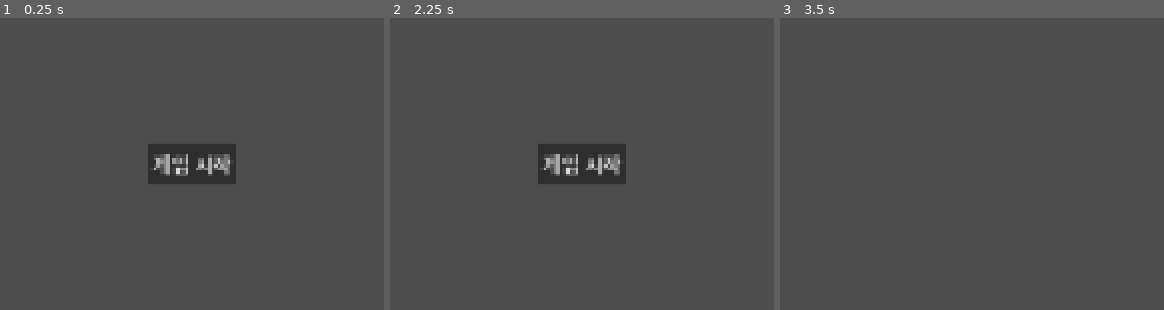
Above: before the commit, frames 1-3 (left to right).
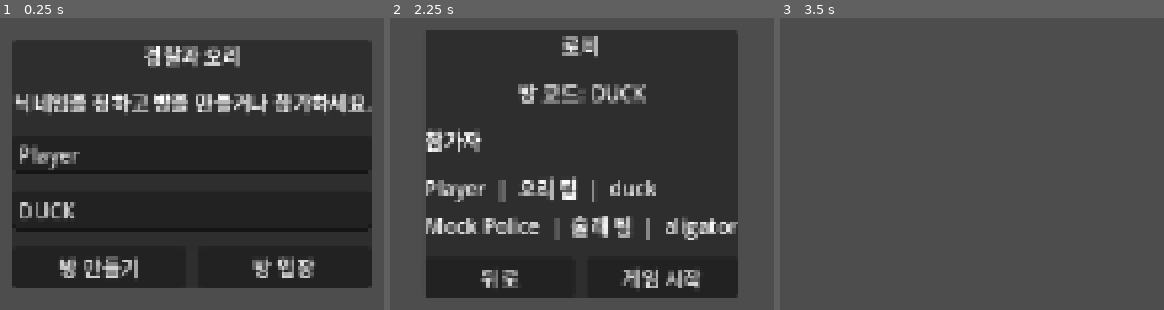
Above: after the commit, the same moments.

Repository: madcamp-official/26s-w2-c3-02
Game: Godot game, scene res://scenes/boot/Boot.tscn
The game is run twice, just before and just after one commit, with the same random seed, the same clock (stepped at 60 frames per second) and the same inputs.
Inputs (mouse positions are in pixels of both pictures, inside the frame that each line leads up to):
- Up to frame 1 (0.25 s): no input
- Up to frame 2 (2.25 s): click (489, 269) at 0.5 s, where only the run after the commit has a clickable "방 만들기"; click (501, 277) at 1.25 s, where only the run after the commit has a clickable "뒤로"; click (674, 269) at 2 s, where only the run after the commit has a clickable "방 입장"
- Up to frame 3 (3.5 s): click "게임 시작" at 2.75 s

The runs differ from the first frame. In frame 1, 74% of the frame differs, in the area x 3-97%, y 7-93%; in frame 2, 69%; in frame 3, nothing differs.

Commit message:
메인화면~게임 시작 확인

Diff:
--- a/client/scenes/menu/Lobby.tscn
+++ b/client/scenes/menu/Lobby.tscn
@@ -1,4 +1,6 @@
-[gd_scene format=3]
+[gd_scene load_steps=2 format=3]
+
+[ext_resource type="Script" path="res://scripts/menu/Lobby.gd" id="1"]
 
 [node name="Lobby" type="Control"]
 layout_mode = 3
@@ -7,3 +9,63 @@
 anchor_bottom = 1.0
 grow_horizontal = 2
 grow_vertical = 2
+script = ExtResource("1")
+
+[node name="MarginContainer" type="MarginContainer" parent="."]
+layout_mode = 1
+anchors_preset = 15
+anchor_right = 1.0
+anchor_bottom = 1.0
+grow_horizontal = 2
+grow_vertical = 2
+theme_override_constants/margin_left = 80
+theme_override_constants/margin_top = 48
+theme_override_constants/margin_right = 80
+theme_override_constants/margin_bottom = 48
+
+[node name="CenterContainer" type="CenterContainer" parent="MarginContainer"]
+layout_mode = 2
+
+[node name="Panel" type="PanelContainer" parent="MarginContainer/CenterContainer"]
+layout_mode = 2
+
+[node name="Content" type="VBoxContainer" parent="MarginContainer/CenterContainer/Panel"]
+layout_mode = 2
+theme_override_constants/separation = 14
+
+[node name="TitleLabel" type="Label" parent="MarginContainer/CenterContainer/Panel/Content"]
+layout_mode = 2
+text = "로비"
+horizontal_alignment = 1
+
+[node name="RoomCodeLabel" type="Label" parent="MarginContainer/CenterContainer/Panel/Content"]
+unique_name_in_owner = true
+layout_mode = 2
+text = "방 코드: -"
+horizontal_alignment = 1
+
+[node name="PlayersTitleLabel" type="Label" parent="MarginContainer/CenterContainer/Panel/Content"]
+layout_mode = 2
+text = "참가자"
+
+[node name="PlayersList" type="VBoxContainer" parent="MarginContainer/CenterContainer/Panel/Content"]
+unique_name_in_owner = true
+layout_mode = 2
+theme_override_constants/separation = 6
+
+[node name="Buttons" type="HBoxContainer" parent="MarginContainer/CenterContainer/Panel/Content"]
+layout_mode = 2
+theme_override_constants/separation = 10
+
+[node name="BackButton" type="Button" parent="MarginContainer/CenterContainer/Panel/Content/Buttons"]
+layout_mode = 2
+size_flags_horizontal = 3
+text = "뒤로"
+
+[node name="StartGameButton" type="Button" parent="MarginContainer/CenterContainer/Panel/Content/Buttons"]
+layout_mode = 2
+size_flags_horizontal = 3
+text = "게임 시작"
+
+[connection signal="pressed" from="MarginContainer/CenterContainer/Panel/Content/Buttons/BackButton" to="." method="_on_back_button_pressed"]
+[connection signal="pressed" from="MarginContainer/CenterContainer/Panel/Content/Buttons/StartGameButton" to="." method="_on_start_game_button_pressed"]
--- a/client/scenes/menu/MainMenu.tscn
+++ b/client/scenes/menu/MainMenu.tscn
@@ -11,16 +11,63 @@
 grow_vertical = 2
 script = ExtResource("1")
 
-[node name="CenterContainer" type="CenterContainer" parent="."]
+[node name="MarginContainer" type="MarginContainer" parent="."]
 layout_mode = 1
 anchors_preset = 15
 anchor_right = 1.0
 anchor_bottom = 1.0
 grow_horizontal = 2
 grow_vertical = 2
+theme_override_constants/margin_left = 80
+theme_override_constants/margin_top = 48
+theme_override_constants/margin_right = 80
+theme_override_constants/margin_bottom = 48
 
-[node name="StartButton" type="Button" parent="CenterContainer"]
+[node name="CenterContainer" type="CenterContainer" parent="MarginContainer"]
 layout_mode = 2
-text = "게임 시작"
 
-[connection signal="pressed" from="CenterContainer/StartButton" to="." method="_on_start_button_pressed"]
+[node name="Panel" type="PanelContainer" parent="MarginContainer/CenterContainer"]
+layout_mode = 2
+
+[node name="Content" type="VBoxContainer" parent="MarginContainer/CenterContainer/Panel"]
+layout_mode = 2
+theme_override_constants/separation = 14
+
+[node name="TitleLabel" type="Label" parent="MarginContainer/CenterContainer/Panel/Content"]
+layout_mode = 2
+text = "경찰과 오리"
+horizontal_alignment = 1
+
+[node name="SubtitleLabel" type="Label" parent="MarginContainer/CenterContainer/Panel/Content"]
+layout_mode = 2
+text = "닉네임을 정하고 방을 만들거나 참가하세요."
+horizontal_alignment = 1
+
+[node name="NicknameInput" type="LineEdit" parent="MarginContainer/CenterContainer/Panel/Content"]
+unique_name_in_owner = true
+layout_mode = 2
+placeholder_text = "닉네임"
+text = "Player"
+
+[node name="RoomCodeInput" type="LineEdit" parent="MarginContainer/CenterContainer/Panel/Content"]
+unique_name_in_owner = true
+layout_mode = 2
+placeholder_text = "방 코드"
+text = "DUCK"
+
+[node name="Buttons" type="HBoxContainer" parent="MarginContainer/CenterContainer/Panel/Content"]
+layout_mode = 2
+theme_override_constants/separation = 10
+
+[node name="CreateRoomButton" type="Button" parent="MarginContainer/CenterContainer/Panel/Content/Buttons"]
+layout_mode = 2
+size_flags_horizontal = 3
+text = "방 만들기"
+
+[node name="JoinRoomButton" type="Button" parent="MarginContainer/CenterContainer/Panel/Content/Buttons"]
+layout_mode = 2
+size_flags_horizontal = 3
+text = "방 입장"
+
+[connection signal="pressed" from="MarginContainer/CenterContainer/Panel/Content/Buttons/CreateRoomButton" to="." method="_on_create_room_button_pressed"]
+[connection signal="pressed" from="MarginContainer/CenterContainer/Panel/Content/Buttons/JoinRoomButton" to="." method="_on_join_room_button_pressed"]
--- a/client/scripts/autoload/GameData.gd
+++ b/client/scripts/autoload/GameData.gd
@@ -3,24 +3,31 @@
 # Field names mirror Docs/api-spec.md so MockServer can be swapped for a real NetworkClient later.
 
 var local_player_id: String = "local"
+var room_id: String = ""
+var local_nickname: String = "Player"
 var phase: String = "lobby" # lobby | countdown | playing | ended
 var remaining_seconds: int = 0
 var score: int = 0
 var target_score: int = 5
 var winner = null # "duck" | "tagger" | null
-var players: Array = [] # [{playerId, team, character, position:{x,y,z}, rotationY, state, carryingDucklingId, jailedUntil}]
+var players: Array = [] # [{playerId, nickname, team, character, position:{x,y,z}, rotationY, state, carryingDucklingId, jailedUntil}]
 var ducklings: Array = [] # [{ducklingId, position:{x,y,z}, state, carrierPlayerId}]
 
 signal room_state_changed
 signal game_state_changed
 signal game_event(event: String, data: Dictionary)
 
-func register_local_player(team: String, character: String) -> void:
+func register_local_player(team: String, character: String, nickname: String = "") -> void:
 	for p in players:
 		if p["playerId"] == local_player_id:
+			if nickname != "":
+				p["nickname"] = nickname
 			return
+	if nickname != "":
+		local_nickname = nickname
 	players.append({
 		"playerId": local_player_id,
+		"nickname": local_nickname,
 		"team": team,
 		"character": character,
 		"position": {"x": 0.0, "y": 0.0, "z": 0.0},
--- a/client/scripts/autoload/MockServer.gd
+++ b/client/scripts/autoload/MockServer.gd
@@ -3,6 +3,7 @@
 const TICK_HZ := 10.0 # api-spec.md STATE_TICK_RATE
 const GAME_DURATION := 180 # api-spec.md GAME_DURATION_SECONDS
 const TARGET_SCORE := 5
+const DEFAULT_ROOM_ID := "DUCK"
 
 var _broadcast_timer := 0.0
 var _second_timer := 0.0
@@ -13,10 +14,41 @@
 	_seed_lobby()
 
 func _seed_lobby() -> void:
-	GameData.players = [_fake_player("npc1", "tagger", "aligator")]
+	GameData.room_id = DEFAULT_ROOM_ID
+	GameData.phase = "lobby"
+	GameData.players = [_fake_player("npc1", "Mock Police", "tagger", "aligator")]
+	GameData.room_state_changed.emit()
+
+func create_room(nickname: String) -> void:
+	_prepare_lobby(nickname, DEFAULT_ROOM_ID)
+
+func join_room(nickname: String, room_id: String) -> void:
+	var normalized_room_id := room_id.strip_edges().to_upper()
+	if normalized_room_id == "":
+		normalized_room_id = DEFAULT_ROOM_ID
+	_prepare_lobby(nickname, normalized_room_id)
+
+func _prepare_lobby(nickname: String, room_id: String) -> void:
+	var normalized_nickname := nickname.strip_edges()
+	if normalized_nickname == "":
+		normalized_nickname = "Player"
+
+	GameData.room_id = room_id
+	GameData.local_nickname = normalized_nickname
+	GameData.phase = "lobby"
+	GameData.remaining_seconds = 0
+	GameData.score = 0
+	GameData.winner = null
+	GameData.ducklings = []
+	GameData.players = [
+		_fake_player(GameData.local_player_id, normalized_nickname, "duck", "duck"),
+		_fake_player("npc1", "Mock Police", "tagger", "aligator"),
+	]
 	GameData.room_state_changed.emit()
 
 func start_game() -> void:
+	_broadcast_timer = 0.0
+	_second_timer = 0.0
 	GameData.phase = "playing"
 	GameData.remaining_seconds = GAME_DURATION
 	GameData.score = 0
@@ -53,9 +85,10 @@
 	GameData.game_event.emit("game_ended", {"winner": winner})
 	GameData.game_state_changed.emit()
 
-func _fake_player(id: String, team: String, character: String) -> Dictionary:
+func _fake_player(id: String, nickname: String, team: String, character: String) -> Dictionary:
 	return {
 		"playerId": id,
+		"nickname": nickname,
 		"team": team,
 		"character": character,
 		"position": {"x": 0.0, "y": 0.0, "z": 0.0},
--- /dev/null
+++ b/client/scripts/menu/Lobby.gd
@@ -0,0 +1,39 @@
+extends Control
+
+@onready var room_code_label: Label = %RoomCodeLabel
+@onready var players_list: VBoxContainer = %PlayersList
+
+func _ready() -> void:
+	GameData.room_state_changed.connect(_refresh)
+	_refresh()
+
+func _exit_tree() -> void:
+	if GameData.room_state_changed.is_connected(_refresh):
+		GameData.room_state_changed.disconnect(_refresh)
+
+func _refresh() -> void:
+	room_code_label.text = "방 코드: %s" % GameData.room_id
+
+	for child in players_list.get_children():
+		child.queue_free()
+
+	for player in GameData.players:
+		var label := Label.new()
+		var nickname := str(player.get("nickname", player.get("playerId", "Unknown")))
+		var team := _team_label(str(player.get("team", "")))
+		var character := str(player.get("character", ""))
+		label.text = "%s  |  %s  |  %s" % [nickname, team, character]
+		players_list.add_child(label)
+
+func _team_label(team: String) -> String:
+	if team == "duck":
+		return "오리 팀"
+	if team == "tagger":
+		return "술래 팀"
+	return "팀 미정"
+
+func _on_start_game_button_pressed() -> void:
+	SceneRouter.go_to("game")
+
+func _on_back_button_pressed() -> void:
+	SceneRouter.go_to("main_menu")
--- a/client/scripts/menu/MainMenu.gd
+++ b/client/scripts/menu/MainMenu.gd
@@ -1,4 +1,12 @@
 extends Control
 
-func _on_start_button_pressed() -> void:
-	SceneRouter.go_to("game")
+@onready var nickname_input: LineEdit = %NicknameInput
+@onready var room_code_input: LineEdit = %RoomCodeInput
+
+func _on_create_room_button_pressed() -> void:
+	MockServer.create_room(nickname_input.text)
+	SceneRouter.go_to("lobby")
+
+func _on_join_room_button_pressed() -> void:
+	MockServer.join_room(nickname_input.text, room_code_input.text)
+	SceneRouter.go_to("lobby")
Not shown, added: client/assets/bush/bush.glb.import
Not shown, added: client/assets/duckling/duckling.glb.import
Binary file added: client/assets/duckling/duckling_0.jpg
Not shown, added: client/assets/duckling/duckling_0.jpg.import
Not shown, added: client/assets/flower/flower.glb.import
Binary file added: client/assets/flower/flower_0.png
Not shown, added: client/assets/flower/flower_0.png.import
Binary file added: client/assets/flower/flower_1.png
Not shown, added: client/assets/flower/flower_1.png.import
Binary file added: client/assets/flower/flower_2.png
Not shown, added: client/assets/flower/flower_2.png.import
Binary file added: client/assets/flower/flower_3.png
(and 2 more such lines)
